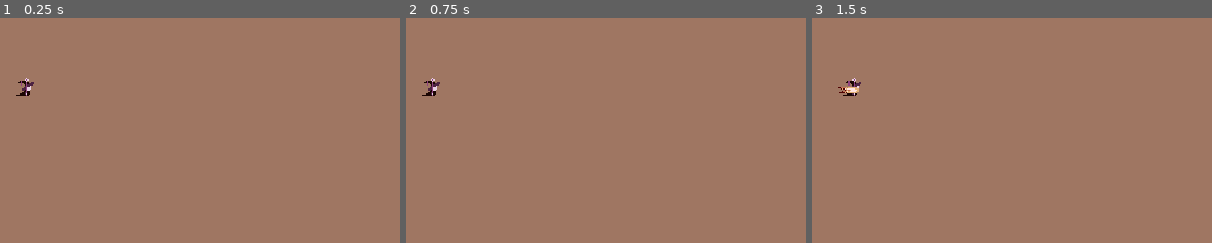
Above: before the commit, frames 1-3 (left to right).
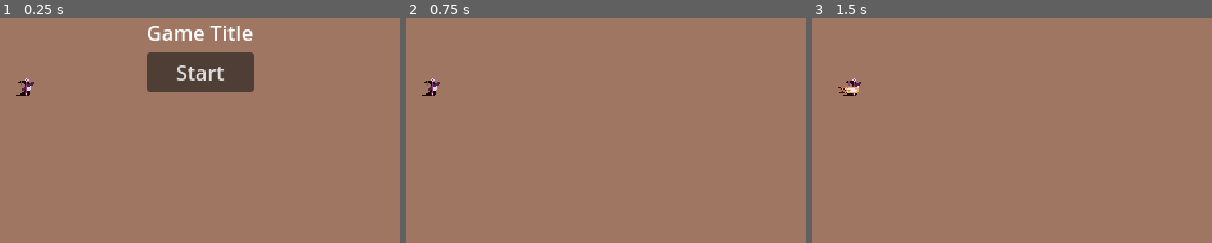
Above: after the commit, the same moments.

Repository: DanWaywell/collab_jam_game
Game: Godot game, scene res://game.tscn
Same seed, same stepped clock (60 frames per second), same inputs: the game is played once before the commit and once after it.
Inputs (mouse positions are % of the whole screen's width and height, from its top left):
- Up to frame 1 (0.25 s): no input
- Up to frame 2 (0.75 s): click (50, 54) at 0.5 s, where only the run after the commit has a clickable "Start"
- Up to frame 3 (1.5 s): tap Enter at 1.25 s; move the mouse to (72, 45) at 1.27 s; hold D (move_right) from 1.28 s (still down); tap Space (action_1) at 1.35 s
The pictures show only the part of the screen within x 25-75%, y 42-92%; the shares and areas given below are measured in that part.

The runs differ from the first frame. In frame 1, 5.6% of the frame differs, in the area x 36-64%, y 3-33%; in frame 2, nothing differs; in frame 3, nothing differs.

Commit message:
footstep sounds

Diff:
--- a/src/audio/audio_global.gd
+++ b/src/audio/audio_global.gd
@@ -32,13 +32,14 @@
 		stream.bus = "sound"
 		effect_node.add_child(stream)
 
-func play_sound(play_sound_name : String) -> void:
+func play_sound(play_sound_name : String, db: float = 0.0) -> void:
 	for i in sfx.size():
 		var sound = sfx[i]
 		var sound_name = sound.resource_path.get_file().get_basename()
 		if sound_name == play_sound_name:
-			var player = effect_node.get_child(0)
+			var player: AudioStreamPlayer = effect_node.get_child(0)
 			player.stream = sound
+			player.volume_db = db
 			player.play()
 			effect_node.move_child(player, sfx_player_number - 1)
 			break
--- a/src/audio/audio_global.tscn
+++ b/src/audio/audio_global.tscn
@@ -1,19 +1,24 @@
-[gd_scene load_steps=6 format=3 uid="uid://6au0e78rko7r"]
+[gd_scene load_steps=10 format=3 uid="uid://6au0e78rko7r"]
 
 [ext_resource type="Script" uid="uid://cvpwj068duxtn" path="res://audio/audio_global.gd" id="1_lj2qa"]
 [ext_resource type="AudioStream" uid="uid://bmg3ebdsjar2c" path="res://audio/sfx/button_1.wav" id="2_tcplg"]
+[ext_resource type="AudioStream" uid="uid://dydqol0gdi0bh" path="res://audio/music/crow_fields.mp3" id="3_40v7m"]
+[ext_resource type="AudioStream" uid="uid://bgi8r11mmcdo6" path="res://audio/sfx/button_2.wav" id="3_60upr"]
 [ext_resource type="AudioStream" uid="uid://cro3amrv7r2vo" path="res://audio/music/together_alone.mp3" id="3_weu62"]
-[ext_resource type="AudioStream" uid="uid://ch066y8ldxbic" path="res://audio/music/the_floor_is_magic.mp3" id="4_40v7m"]
+[ext_resource type="AudioStream" uid="uid://drodnd3nhd2rx" path="res://audio/sfx/magic_projectile2.wav" id="4_72igx"]
+[ext_resource type="AudioStream" uid="uid://cbm0dxpbkeeev" path="res://audio/music/bagpulp.mp3" id="5_40v7m"]
+[ext_resource type="AudioStream" uid="uid://2puvescj4k7s" path="res://audio/sfx/magic_projectile.wav" id="5_kfn1p"]
 
 [sub_resource type="AudioStreamInteractive" id="AudioStreamInteractive_tcplg"]
 clip_count = 4
 clip_0/name = &"OPENINGmusic"
+clip_0/stream = ExtResource("3_weu62")
 clip_0/auto_advance = 0
 clip_1/name = &"MAINMENUmusic"
-clip_1/stream = ExtResource("3_weu62")
+clip_1/stream = ExtResource("3_40v7m")
 clip_1/auto_advance = 0
 clip_2/name = &"FIGHTmusic"
-clip_2/stream = ExtResource("4_40v7m")
+clip_2/stream = ExtResource("5_40v7m")
 clip_2/auto_advance = 0
 clip_3/name = &"DIALOGUEmusic"
 clip_3/auto_advance = 0
@@ -29,11 +34,12 @@
 
 [node name="AudioGlobal" type="Node"]
 script = ExtResource("1_lj2qa")
-sfx = Array[Resource]([ExtResource("2_tcplg")])
+sfx = Array[Resource]([ExtResource("2_tcplg"), ExtResource("3_60upr"), ExtResource("4_72igx"), ExtResource("5_kfn1p")])
 
 [node name="sounds" type="Node" parent="."]
 
 [node name="AudioStreamPlayer" type="AudioStreamPlayer" parent="."]
 stream = SubResource("AudioStreamInteractive_tcplg")
+autoplay = true
 bus = &"music"
 playback_type = 1
--- a/src/audio/default_bus_layout.tres
+++ b/src/audio/default_bus_layout.tres
@@ -6,7 +6,7 @@
 bus/1/solo = false
 bus/1/mute = false
 bus/1/bypass_fx = false
-bus/1/volume_db = -2.01475
+bus/1/volume_db = -6.91795
 bus/1/send = &"Master"
 bus/2/name = &"sound"
 bus/2/solo = false
--- a/src/character/character.tscn
+++ b/src/character/character.tscn
@@ -1,10 +1,24 @@
-[gd_scene load_steps=4 format=3 uid="uid://cg3jfm0s4gfj4"]
+[gd_scene load_steps=9 format=3 uid="uid://cg3jfm0s4gfj4"]
 
 [ext_resource type="Script" uid="uid://beu8wwcx7tqfb" path="res://character/character.gd" id="1_1l1n4"]
 [ext_resource type="Texture2D" uid="uid://bb6g3dced0f1p" path="res://sprites/sprite_sheet.png" id="1_1w67s"]
+[ext_resource type="AudioStream" uid="uid://dw8xq208my0yn" path="res://audio/sfx/footstep.wav" id="3_0rvpn"]
+[ext_resource type="AudioStream" uid="uid://ms83xq5pmrjq" path="res://audio/sfx/footstep2.wav" id="4_o6jyn"]
+[ext_resource type="AudioStream" uid="uid://b2vlsc355dvif" path="res://audio/sfx/footstep3.wav" id="5_o6jyn"]
+[ext_resource type="Script" uid="uid://ciudolm50y8x1" path="res://character/footsteps_component.gd" id="5_tgjim"]
 
 [sub_resource type="RectangleShape2D" id="RectangleShape2D_5eg0k"]
 size = Vector2(8, 8)
+
+[sub_resource type="AudioStreamRandomizer" id="AudioStreamRandomizer_wy5t8"]
+playback_mode = 1
+random_pitch = 1.2
+random_volume_offset_db = 0.3
+streams_count = 3
+stream_0/stream = ExtResource("4_o6jyn")
+stream_0/weight = 2.0
+stream_1/stream = ExtResource("3_0rvpn")
+stream_2/stream = ExtResource("5_o6jyn")
 
 [node name="Character" type="CharacterBody2D"]
 motion_mode = 1
@@ -20,3 +34,9 @@
 frame = 1
 region_enabled = true
 region_rect = Rect2(0, 0, 64, 16)
+
+[node name="FootstepsComponent" type="AudioStreamPlayer" parent="." node_paths=PackedStringArray("player")]
+stream = SubResource("AudioStreamRandomizer_wy5t8")
+bus = &"sound"
+script = ExtResource("5_tgjim")
+player = NodePath("..")
--- /dev/null
+++ b/src/character/footsteps_component.gd
@@ -0,0 +1,20 @@
+extends AudioStreamPlayer
+
+@export var player: CharacterBody2D
+
+
+func walk():
+	pass
+
+var wait: bool = true
+func _process(delta: float) -> void:
+	if player.velocity != Vector2.ZERO:
+		if wait == false:
+			pass
+		else:
+			playing = true
+			wait = false
+			await get_tree().create_timer(0.25).timeout
+			wait = true
+	else:
+		playing = false
--- a/src/game.gd
+++ b/src/game.gd
@@ -4,17 +4,18 @@
 
 
 func _ready() -> void:
-	AudioGlobal.set_music_state(AudioGlobal.STATE.MAINMENU)
+#	AudioGlobal.set_music_state(AudioGlobal.STATE.MAINMENU)
+	pass
 
 func _on_start_button_pressed() -> void:
 	ui.hide()
 	AudioGlobal.set_music_state(AudioGlobal.STATE.FIGHT) #fade to fight music
-
+	AudioGlobal.play_sound("button_1")
 
 # button sounds
 func _on_start_button_mouse_entered() -> void:
-	AudioGlobal.play_sound("button_1")
+	AudioGlobal.play_sound("button_2")
 
 
 func _on_start_button_focus_entered() -> void:
-	AudioGlobal.play_sound("button_1")
+	AudioGlobal.play_sound("button_2")
--- a/src/game.tscn
+++ b/src/game.tscn
@@ -18,7 +18,6 @@
 position = Vector2(175, 204)
 
 [node name="UI" type="Control" parent="."]
-visible = false
 layout_mode = 3
 anchors_preset = 15
 anchor_right = 1.0
--- a/src/project.godot
+++ b/src/project.godot
@@ -93,5 +93,3 @@
 [rendering]
 
 textures/canvas_textures/default_texture_filter=0
-renderer/rendering_method="gl_compatibility"
-renderer/rendering_method.mobile="gl_compatibility"
--- a/src/projectile/projectile.gd
+++ b/src/projectile/projectile.gd
@@ -7,6 +7,7 @@
 
 
 func _ready() -> void:
+	AudioGlobal.play_sound("magic_projectile2", -20.0)
 	look_at(position + direction)
 
 
Not shown, added: src/audio/music/bagpulp.mp3.import
Not shown, added: src/audio/music/crow_fields.mp3.import
Not shown, added: src/audio/sfx/button_2.wav.import
Not shown, added: src/audio/sfx/footstep.wav.import
Not shown, added: src/audio/sfx/footstep2.wav.import
Not shown, added: src/audio/sfx/footstep3.wav.import
Not shown, added: src/audio/sfx/magic_projectile.wav.import
Not shown, added: src/audio/sfx/magic_projectile2.wav.import
Not shown, added: src/character/footsteps_component.gd.uid
Not shown, added: src/audio/music/bagpulp.mp3
Not shown, added: src/audio/music/crow_fields.mp3
Not shown, added: src/audio/sfx/button_2.wav
(and 5 more such lines)
